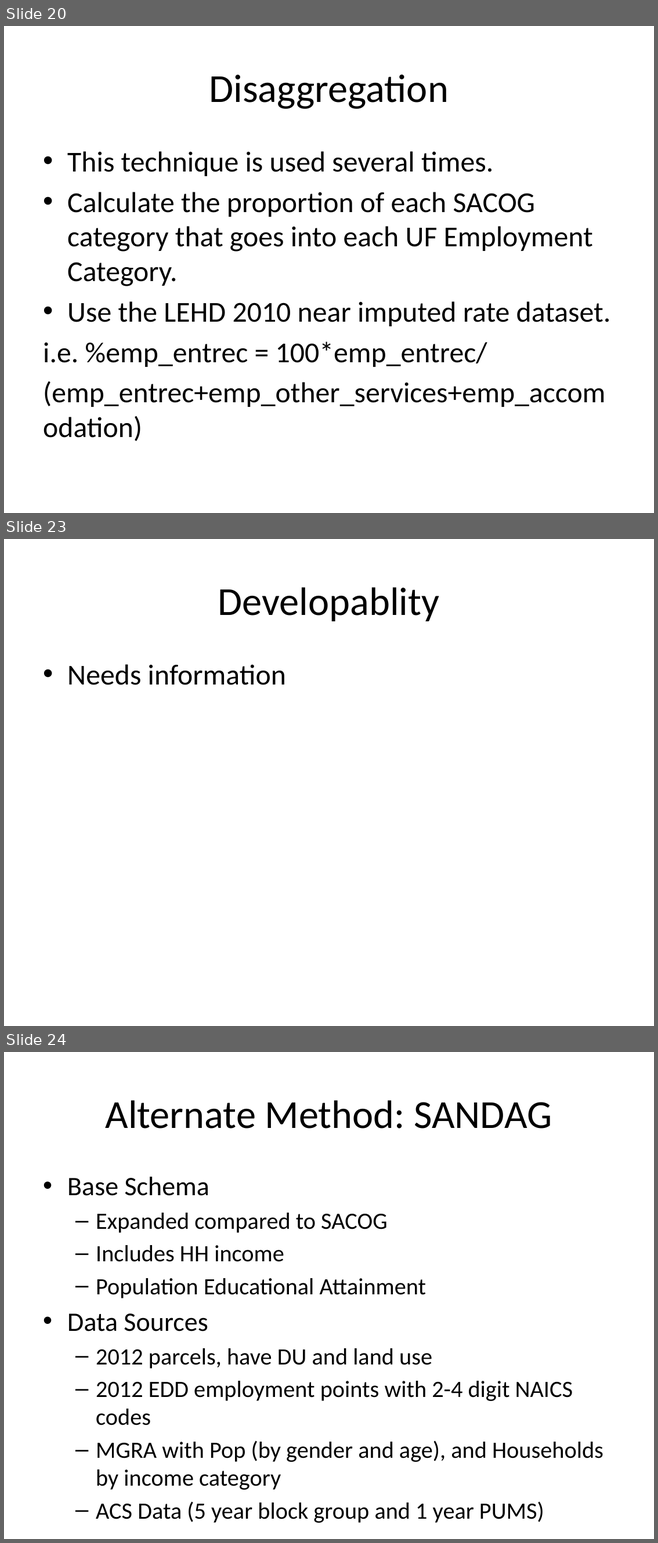
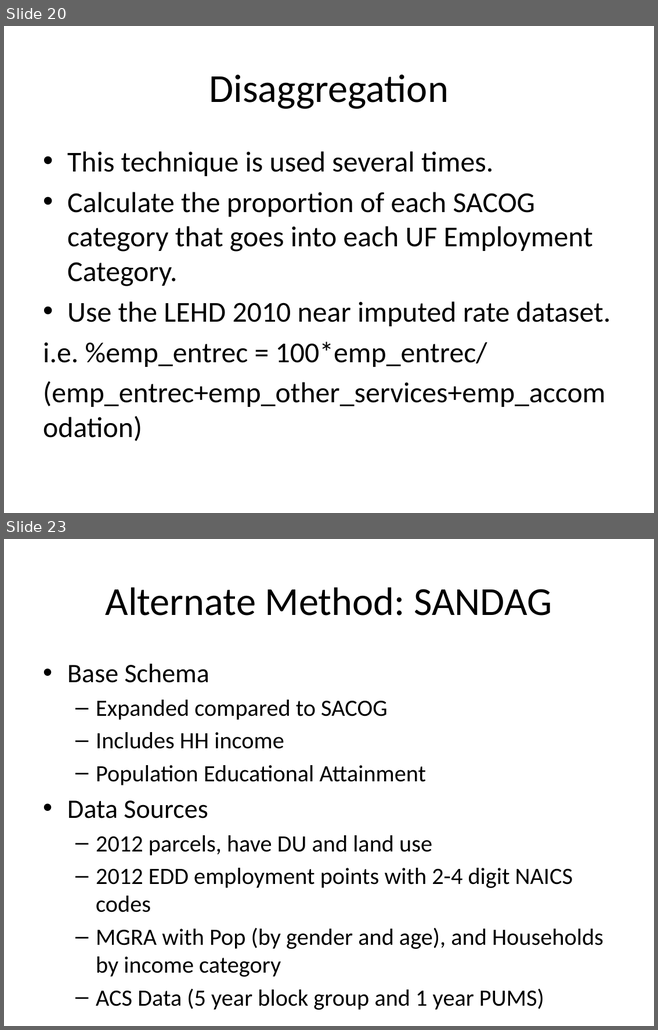
Before and after one commit to ucdavis-ice/UrbanFootprintCurriculum, a slide deck: OtherDocs/UF_BaseData.pptx. Shown one above the other, each under a label of ours: slides 20, 23 and 24 before the commit, slides 20 and 23 after it; the slides between them are not shown. The pictures are 658x1543 and 658x1030 pixels, drawn with LibreOffice and Linux fonts; fonts in the diff are those of the drawing. Boxes give left, top, right and bottom in pixels: in the first picture for what was removed or moved away, otherwise in the second. Text is boxed around its words. In the diff, an @@ line names an element or a change of style, - is before the commit and + after.

```diff
--- a/OtherDocs/UF_BaseData.pptx
+++ b/OtherDocs/UF_BaseData.pptx
@@ slide 23 removed at (x1=4, y1=539, x2=654, y2=1026), background #FFFFFF @@
@@ title removed at (x1=218, y1=587, x2=440, y2=621) @@
-Developablity
@@ text removed at (x1=67, y1=664, x2=286, y2=685) @@
-• Needs information
@@ what was slide 24 is now slide 23 @@
```
Also in this commit, not shown: 2 slides changed.
